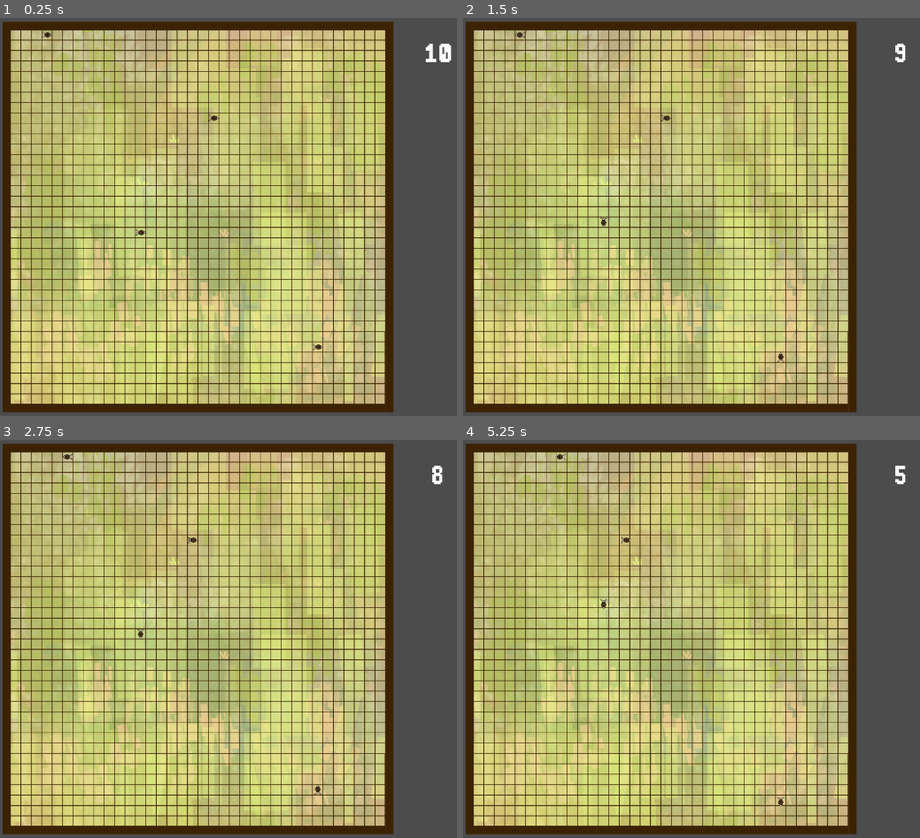
Above: before the commit, frames 1-4 (two rows, left to right).
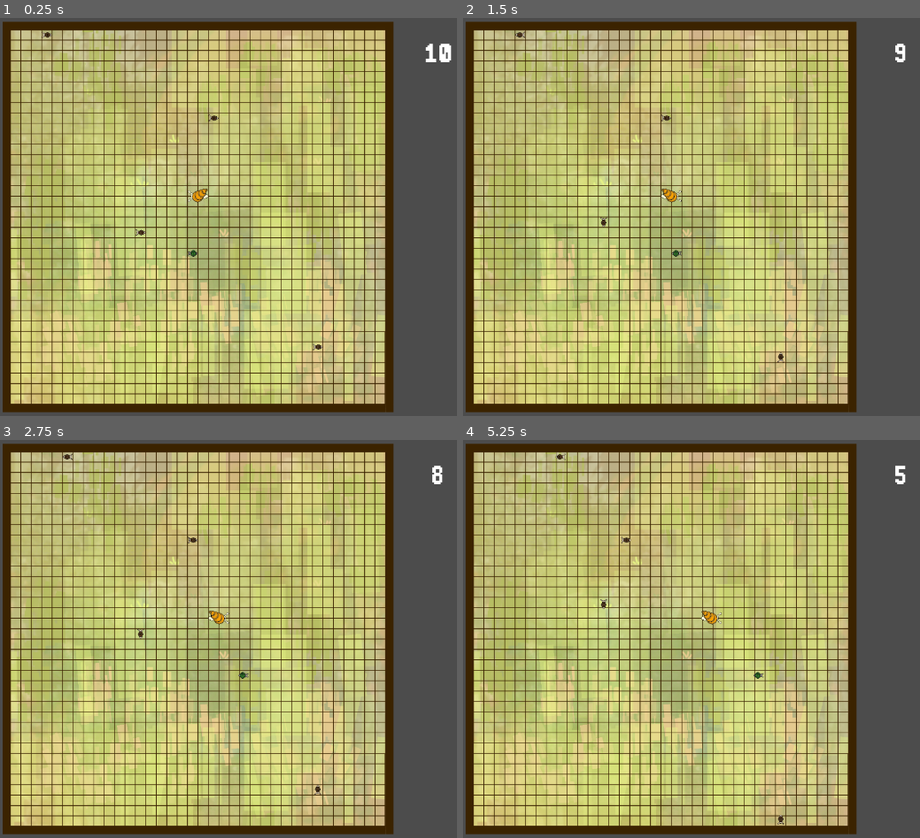
Above: after the commit, the same moments.

Repository: RNairn01/LD-51
Game: Godot game, scene res://scenes/screens/play_screen.tscn
The game is run twice, just before and just after one commit, with the same random seed, the same clock (stepped at 60 frames per second) and the same inputs.
Inputs (mouse positions are in pixels of both pictures, inside the frame that each line leads up to):
- Up to frame 1 (0.25 s): no input
- Up to frame 2 (1.5 s): tap Enter at 0.5 s; move the mouse to (659, 217) at 0.52 s; click (659, 217) at 0.6 s; move the mouse to (664, 220) at 1.27 s; right-click (664, 220) at 1.35 s; click (664, 220) at 1.42 s
- Up to frame 3 (2.75 s): move the mouse to (59, 455) at 2.02 s; click (59, 455) at 2.1 s
- Up to frame 4 (5.25 s): tap Space at 2.75 s; move the mouse to (654, 539) at 2.77 s; right-click (654, 539) at 2.85 s; click (654, 539) at 2.92 s; move the mouse to (604, 623) at 3.52 s; click (604, 623) at 3.6 s; move the mouse to (782, 810) at 4.27 s; right-click (782, 810) at 4.35 s; click (782, 810) at 4.42 s; move the mouse to (851, 639) at 5.02 s; click (851, 639) at 5.1 s

The runs differ from the first frame. In frame 1, 0.1% of the frame differs, in the area x 41-46%, y 42-60%; in frame 2, 0.1%; in frame 3, 0.1%; in frame 4, 0.2%, in the area x 52-71%, y 42-97%.
Error after the commit: Invalid set index 'position' (on base: 'previously freed instance') with value of type 'Vector2'. (res://scripts/arrow_place_manager.gd:69)

Commit message:
Add speedy and big snails to the test map

Diff:
--- a/scenes/screens/play_screen.tscn
+++ b/scenes/screens/play_screen.tscn
@@ -12,8 +12,11 @@
 [ext_resource path="res://scripts/music_controller.gd" type="Script" id=10]
 [ext_resource path="res://assets/fonts/ui_font_large.tres" type="DynamicFont" id=11]
 [ext_resource path="res://scenes/wall_section.tscn" type="PackedScene" id=12]
+[ext_resource path="res://scenes/snails/snail_big.tscn" type="PackedScene" id=13]
+[ext_resource path="res://scenes/snails/snail_speedy.tscn" type="PackedScene" id=14]
 
 [node name="Node2D" type="Node2D"]
+position = Vector2( 7, 11 )
 
 [node name="UI" type="Control" parent="."]
 margin_left = -32.0
@@ -66,6 +69,12 @@
 position = Vector2( 928, 960 )
 snail_direction = Vector2( 0, 1 )
 
+[node name="SnailBig" parent="." instance=ExtResource( 13 )]
+position = Vector2( 544, 480 )
+
+[node name="SnailSpeedy" parent="." instance=ExtResource( 14 )]
+position = Vector2( 544, 672 )
+
 [node name="MusicController" type="Node" parent="."]
 script = ExtResource( 10 )
 
Not shown: 1 places in scenes/screens/play_screen.tscn that only renumber resources
